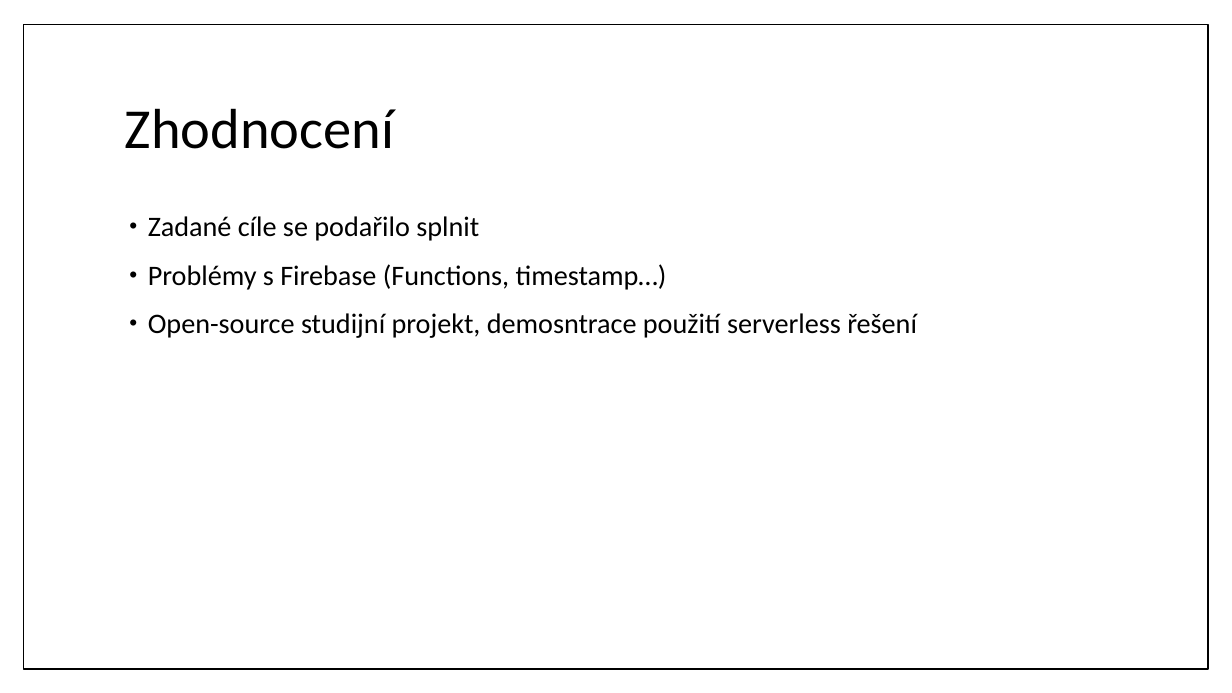
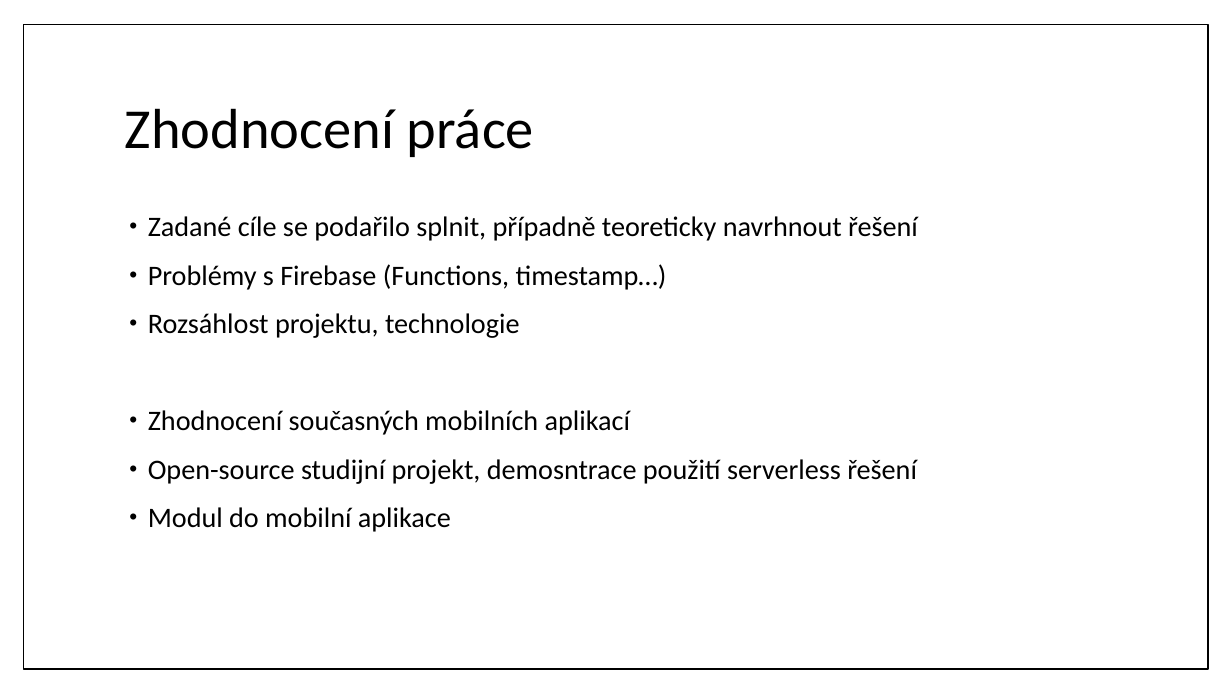
Before and after one commit to schrek1/bachelor-thesis, a slide deck: slide 10 of prezentace/schrek_bp.pptx (slide 8 before the commit). Drawn at 1232x693 pixels with LibreOffice and Linux fonts; fonts in the diff are those of the drawing. Boxes give left, top, right and bottom in pixels: in the first picture for what was removed or moved away, otherwise in the second. Text is boxed around its words. In the diff, an @@ line names an element or a change of style, - is before the commit and + after.

```diff
--- a/prezentace/schrek_bp.pptx
+++ b/prezentace/schrek_bp.pptx
@@ title at bbox=[125, 108, 534, 157]: text changed @@
-Zhodnocení
+Zhodnocení práce
@@ text at bbox=[148, 216, 918, 241]: text changed @@
-• Zadané cíle se podařilo splnit
+• Zadané cíle se podařilo splnit, případně teoreticky navrhnout řešení
@@ text at bbox=[148, 313, 630, 435]: paragraphs added @@
+• Rozsáhlost projektu, technologie
+• Zhodnocení současných mobilních aplikací
@@ text at bbox=[148, 507, 451, 532]: paragraph added @@
+• Modul do mobilní aplikace
```
Also in this commit, not shown: 2 other slides changed, 2 slides added.
